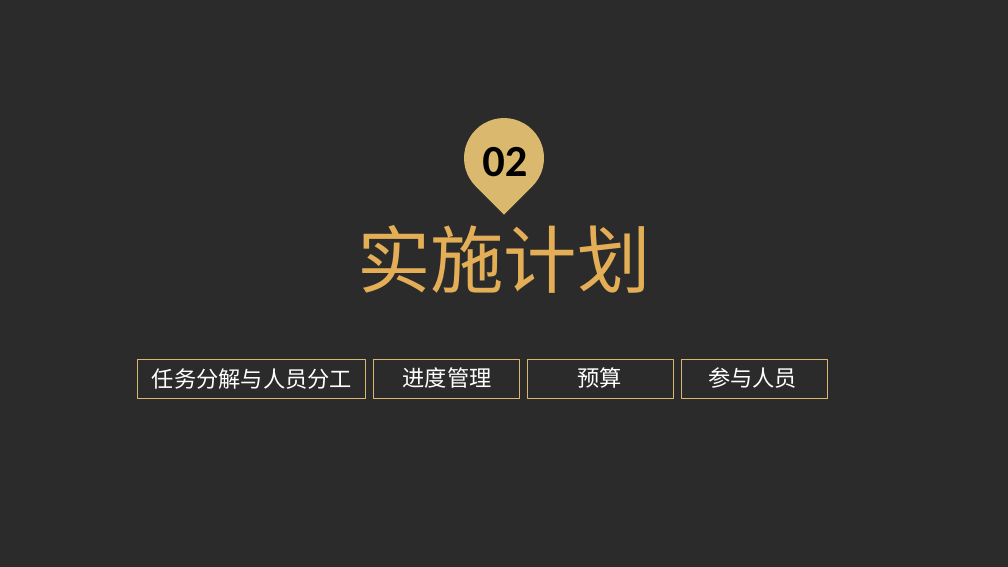
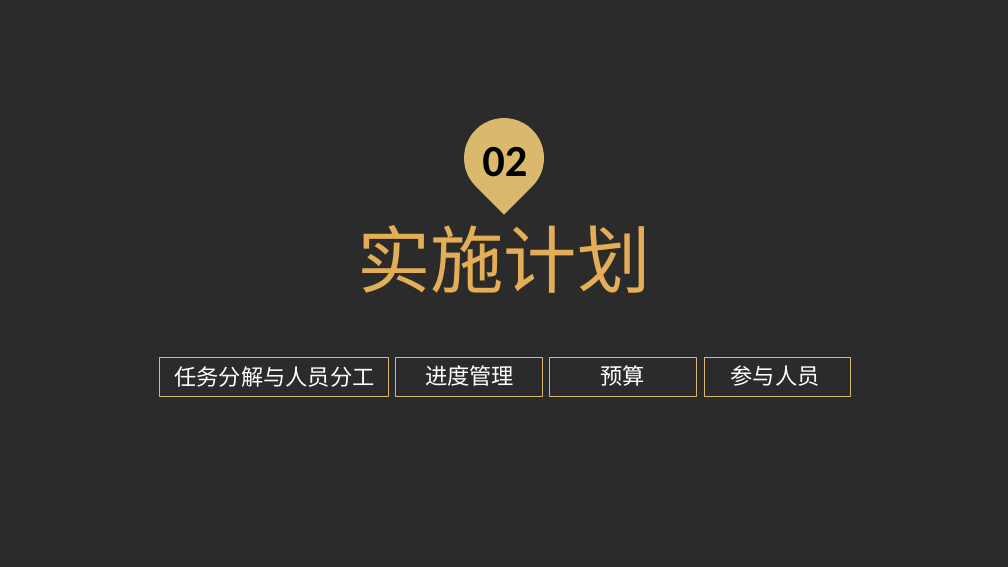
Before and after one commit to SE-2018-G01/TimeNote, a slide deck: slide 8 of SE2018春-G01-项目计划.pptx. Drawn at 1008x567 pixels with LibreOffice and Linux fonts; fonts in the diff are those of the drawing; background and template pictures are left out; a plain dark background stands for a picture behind light text. Boxes give left, top, right and bottom in pixels: in the first picture for what was removed or moved away, otherwise in the second. Text is boxed around its words. In the diff, an @@ line names an element or a change of style, - is before the commit and + after.

```diff
--- a/SE2018春-G01-项目计划.pptx
+++ b/SE2018春-G01-项目计划.pptx
@@ 3 texts, 2 rectangles: place and size @@
-3 texts, 2 rectangles at (137, 359, 797, 398)
+3 texts, 2 rectangles at (159, 358, 820, 397)
@@ 2 rectangles, 1 text: place and size @@
-2 rectangles, 1 text at (403, 359, 827, 398)
+2 rectangles, 1 text at (425, 358, 850, 397)
```
Also in this commit, not shown: 11 other slides changed, 1 slide added, 2 slides removed, 4 other files.
